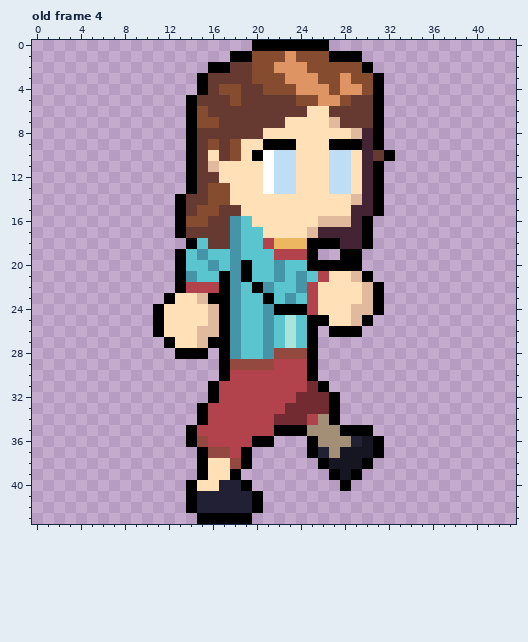
Pixel-art file: Aseprite/MC (Gracey)/Gracey - Walk.aseprite. The picture above is the old version.
44x44 pixels, 5 frames. Shown: old frame 4. The commit also changed other frames, which this record leaves out.
The result:
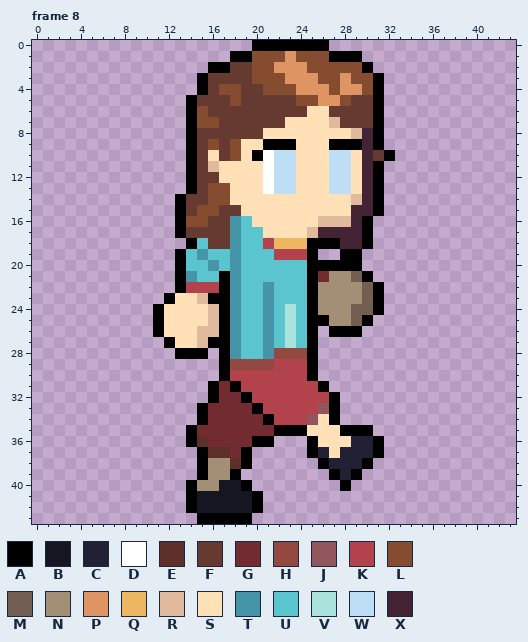
Palette (. is transparent): A #000000  B #161522  C #222034  D #ffffff  E #5f2f29  F #663931  G #722b31  H #944940  J #91555d  K #b2434d  L #854c30  M #735f51  N #a28f75  P #de9463  Q #edb762  R #e1ba9e  S #ffe0b7  T #4694a8  U #5ac5ce  V #aae3db  W #bedef6  X #442434
A new or re-ordered frame is compared with the old frame closest to it.
Commit: Finished Walk Body Animation
Diff:
frames 5 -> 8
Frame 8 is new; against old frame 4, layers "Outline", "Body":
y 20: x 19 A -> U; x 22 T -> U
y 21: x 19 A -> U; x 22 T -> U; x 24..29 TUKSSR -> UAGNNM
y 22: x 20 A -> U; x 24..30 TKSSSSR -> UANNNNM
y 23: x 21 A -> T; x 23 T -> U; x 25..30 KSSSSR -> ANNNNM
y 24: x 22..30 AAAKSSSRR -> UVUANNNMM
y 25: x 27..29 SSR -> NNM
y 31: x 17..18 KK -> GA; x 25 G -> K
y 32: x 17..19 KKK -> GGA; x 24..26 GGG -> KKK
y 33: x 16..20 KKKKK -> GGGGA; x 23..26 GGGG -> KKKJ
y 34: x 16..26 KKKKKKGGGKN -> GGGGGAKKKJS
y 35: x 15..21 KKKKKKK -> GGGGGGG; x 25..27 NNN -> SSS
y 36: x 15..19 HKKKK -> EGGGG; x 26..28 NNN -> SSS; x 30 B -> C
y 37: x 16..18 HHK -> EEG; x 27..30 NBBB -> SCCC
y 38: x 16..18 SSH -> NNE; x 27..29 BBB -> CCC
y 39: x 16..17 SS -> NN; x 28 B -> C
y 40: x 15..18 SSCC -> NNBB
y 41..42: x 15..19 CCCCC -> BBBBB
